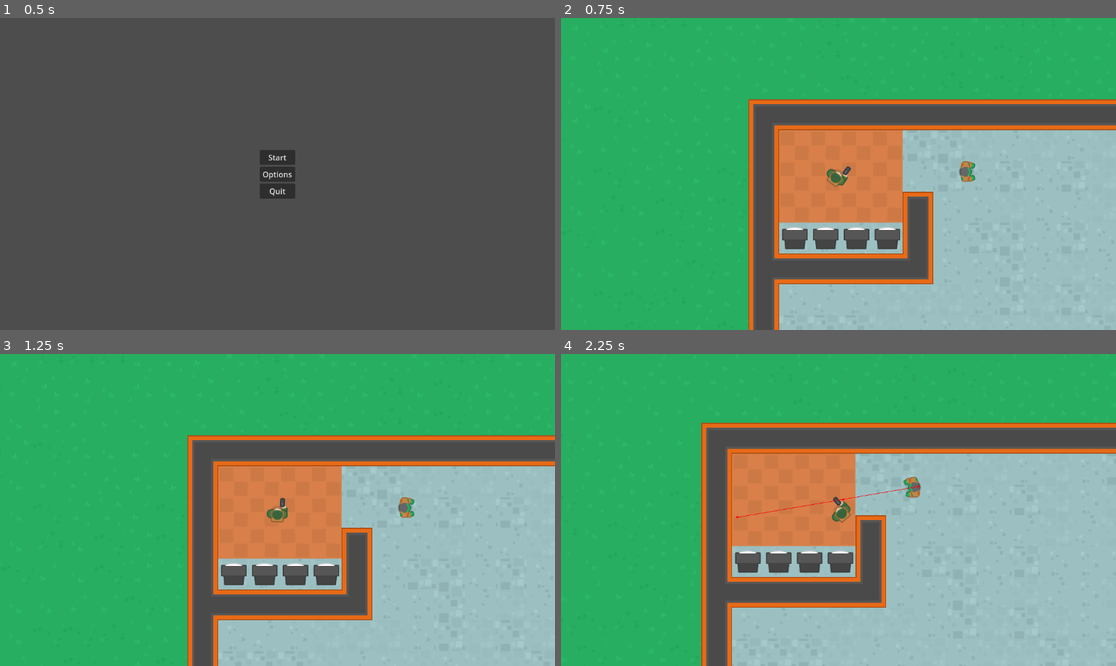
Above: before the commit, frames 1-4 (two rows, left to right).
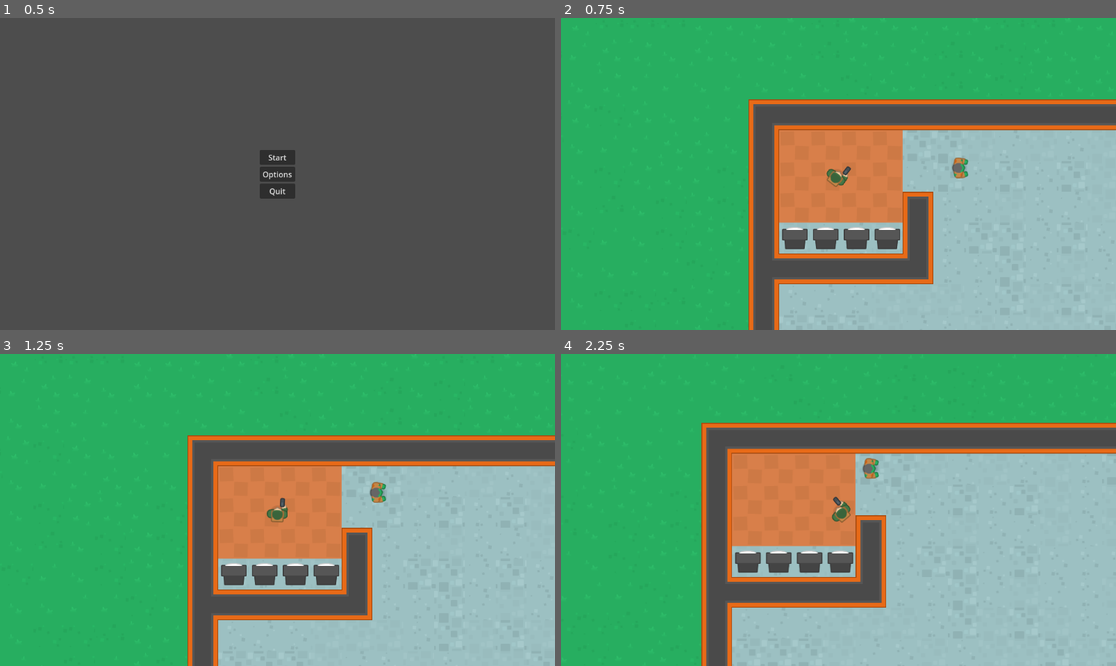
Above: after the commit, the same moments.

Repository: hamzissa/My-Project
Game: Godot game, scene res://Scenes/menu/menu.tscn
Two runs of this game, one before a commit and one after it. Both use one fixed random seed, a clock stepped at 60 frames per second and the inputs below.
Inputs (mouse positions are in pixels of both pictures, inside the frame that each line leads up to):
- Up to frame 1 (0.5 s): no input
- Up to frame 2 (0.75 s): click "Start" at 0.5 s
- Up to frame 3 (1.25 s): no input
- Up to frame 4 (2.25 s): move the mouse to (960, 494) at 1.27 s; hold D (right) 1.28-2.03 s; click (960, 494) at 1.35 s; move the mouse to (727, 525) at 2.02 s; hold S (down) from 2.03 s (still down); click (727, 525) at 2.1 s

Frame 1 is identical in both runs. In frame 2, 0.2% of the frame differs, in the area x 70-75%, y 44-53%; in frame 3, 0.3%; in frame 4, 0.4%, in the area x 31-65%, y 33-53%.

Commit message:
AI for moving zombie
doesn't work yet, but created an AI engine.

Diff:
--- a/my project/Scenes/player/player.tscn
+++ b/my project/Scenes/player/player.tscn
@@ -7,7 +7,7 @@
 radius = 16.0
 height = 42.0
 
-[node name="player" type="CharacterBody2D"]
+[node name="player" type="CharacterBody2D" groups=["player"]]
 script = ExtResource("1_we51r")
 
 [node name="Sprite2D" type="Sprite2D" parent="."]
--- /dev/null
+++ b/my project/Scenes/zombie/AI.gd
@@ -0,0 +1,65 @@
+extends Node2D
+
+class_name AI
+
+@onready var player_detection_zone = $PlayerDetectionZone
+@onready var current_state = State.PATROL : set = set_state
+@onready var patrol_timer = $PatrolTimer
+
+signal state_change(new_state)
+
+var player: player = null
+
+# PATROL STATE
+var origin: Vector2 = Vector2.ZERO
+var patrol_location: Vector2 = Vector2.ZERO
+var actor: CharacterBody2D = null
+var patrol_location_reached : bool = false
+var actor_velocity: Vector2 = Vector2.ZERO
+
+enum State {
+	PATROL,
+	ENGAGE
+}
+
+func set_state(new_state: int) :
+	if (new_state) == current_state:
+		return
+
+	if new_state == State.PATROL:
+		origin = actor.global_position
+		patrol_timer.start()
+		patrol_location_reached = true
+
+	current_state = new_state
+	emit_signal("state_chaged", current_state)
+
+
+func _on_player_detection_zone_body_entered(body: Node) -> void:
+	if body.is_in_group("player"):
+		set_state(State.ENGAGE)# Replace with function body.
+		player = body
+
+
+func _on_patrol_timer_timeout():
+	var patrol_range = 50
+	var random_x = randi_range(-patrol_range, patrol_range) # Replace with function body.
+	var random_y = randi_range(-patrol_range, patrol_range) # Replace with function body.
+	patrol_location = Vector2(random_x,random_y) + origin
+	patrol_location_reached = false
+	actor_velocity = actor.global_position.direction_to(patrol_location) * 100
+
+func _process(delta: float) -> void:
+	match current_state:
+		State.PATROL:
+			if not (patrol_location_reached):
+				actor.velocity = actor.global_position.direction_to(patrol_location) * 100
+				actor.move_and_slide()
+				patrol_timer.start()
+				if actor.global_position.distance_to(patrol_location) < 5:
+					patrol_location_reached = true
+					actor_velocity = Vector2.ZERO
+					patrol_timer.start()
+
+func initilize(actor):
+	self.actor = actor
--- a/my project/Scenes/zombie/zombie.gd
+++ b/my project/Scenes/zombie/zombie.gd
@@ -1,8 +1,9 @@
 extends CharacterBody2D
 
 class_name zombie
-@onready var navigation_agent = $NavigationAgent2D
+
 @onready var sprite = $Sprite2D
+@onready var ai = $AI
 @export_group("motion")
 @export var rotate_speed = 2
 @export var walking = 2
@@ -13,18 +14,4 @@
 @export var speed = 90
 # Called when the node enters the scene tree for the first time.
 func _ready():
-	pass
-
-
-# Called every frame. 'delta' is the elapsed time since the previous frame.
-func _physics_process(delta):
-	if Input.is_action_just_pressed("set_target"):
-		navigation_agent.target_position = get_global_mouse_position()
-	update_nav()
-
-func update_nav() -> void:
-	if navigation_agent.is_navigation_finished() == false:
-		var new_path: Vector2 = navigation_agent.get_next_path_position()
-		sprite.look_at(new_path)
-		velocity = global_position.direction_to(new_path) * speed
-		move_and_slide()
+	ai.initilize(self)
--- a/my project/Scenes/zombie/zombie.tscn
+++ b/my project/Scenes/zombie/zombie.tscn
@@ -1,13 +1,17 @@
-[gd_scene load_steps=4 format=3 uid="uid://d4mium4bjbfxp"]
+[gd_scene load_steps=6 format=3 uid="uid://d4mium4bjbfxp"]
 
 [ext_resource type="Script" path="res://Scenes/zombie/zombie.gd" id="1_fus6t"]
 [ext_resource type="Texture2D" uid="uid://dtlw8jha53os0" path="res://assets 2/images/zombie_walking.png" id="1_h5x3i"]
+[ext_resource type="Script" path="res://Scenes/zombie/AI.gd" id="3_4rv6w"]
 
 [sub_resource type="CapsuleShape2D" id="CapsuleShape2D_4d54y"]
 radius = 15.0
 height = 46.0
 
-[node name="zombie" type="CharacterBody2D"]
+[sub_resource type="CircleShape2D" id="CircleShape2D_3s7jn"]
+radius = 117.107
+
+[node name="zombie" type="CharacterBody2D" groups=["enemy"]]
 script = ExtResource("1_fus6t")
 
 [node name="Sprite2D" type="Sprite2D" parent="."]
@@ -16,5 +20,17 @@
 [node name="CollisionShape2D" type="CollisionShape2D" parent="."]
 shape = SubResource("CapsuleShape2D_4d54y")
 
-[node name="NavigationAgent2D" type="NavigationAgent2D" parent="."]
-debug_enabled = true
+[node name="AI" type="Node2D" parent="."]
+script = ExtResource("3_4rv6w")
+
+[node name="PlayerDetectionZone" type="Area2D" parent="AI"]
+
+[node name="CollisionShape2D" type="CollisionShape2D" parent="AI/PlayerDetectionZone"]
+shape = SubResource("CircleShape2D_3s7jn")
+
+[node name="PatrolTimer" type="Timer" parent="AI"]
+wait_time = 3.0
+one_shot = true
+
+[connection signal="body_entered" from="AI/PlayerDetectionZone" to="AI" method="_on_player_detection_zone_body_entered"]
+[connection signal="timeout" from="AI/PatrolTimer" to="AI" method="_on_patrol_timer_timeout"]
